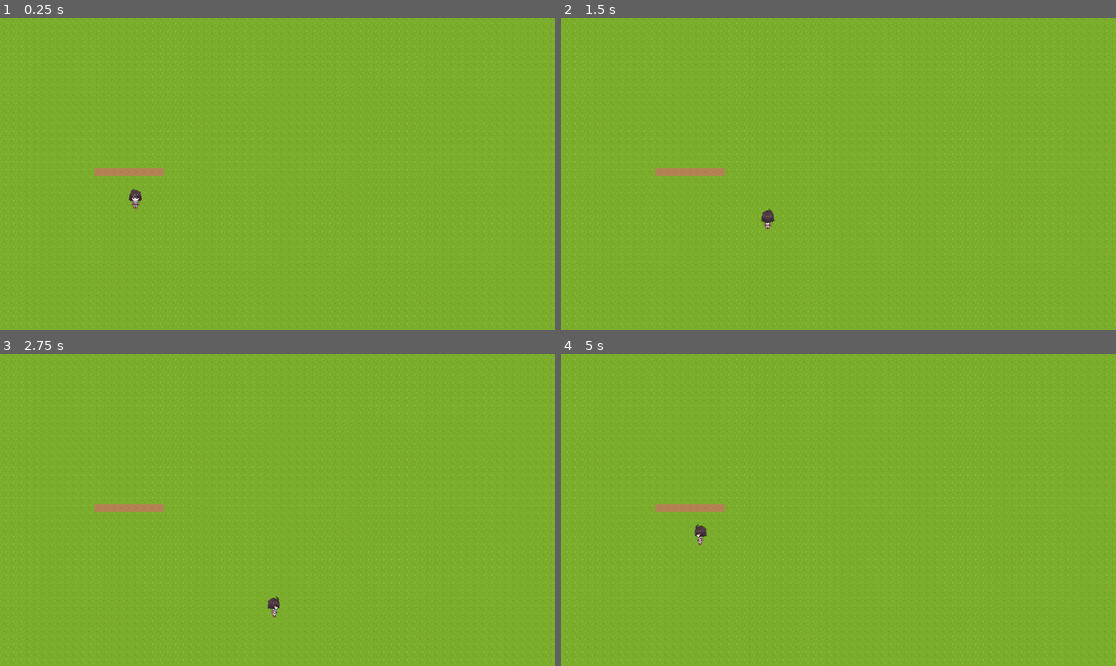
Above: before the commit, frames 1-4 (two rows, left to right).
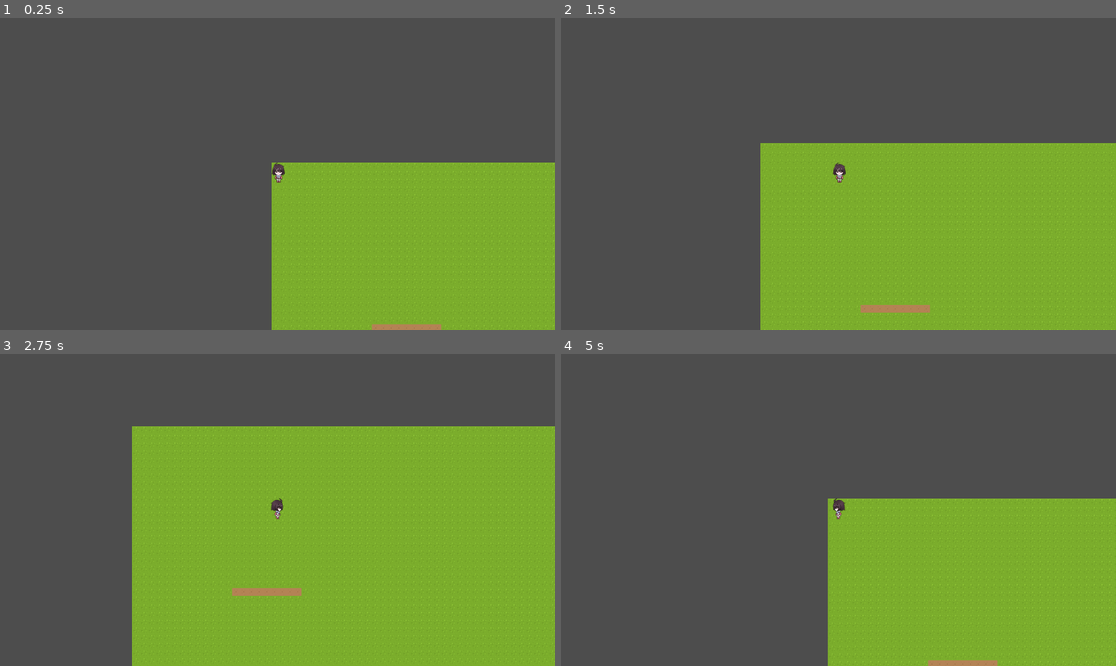
Above: after the commit, the same moments.

Repository: Recogn1z/farming-game
Game: Godot game, scene res://scene/game.tscn
Same seed, same stepped clock (60 frames per second), same inputs: the game is played once before the commit and once after it.
Inputs:
- Up to frame 1 (0.25 s): no input
- Up to frame 2 (1.5 s): tap Enter at 0.5 s; hold Right (ui_right) 0.53-1.28 s; hold Down (ui_down) from 1.28 s (still down)
- Up to frame 3 (2.75 s): release Down (ui_down) at 2.03 s; hold Right (ui_right) from 2.03 s (still down)
- Up to frame 4 (5 s): release Right (ui_right) at 2.78 s; hold Up (ui_up) 2.78-3.53 s; hold Left (ui_left) from 3.53 s (still down)

The runs differ from the first frame. In frame 1, 73% of the frame differs, in the area x 0-100%, y 0-100%; in frame 2, 63%; in frame 3, 43%; in frame 4, 73%.

Commit message:
fix: character movement

Diff:
--- a/project.godot
+++ b/project.godot
@@ -15,6 +15,33 @@
 config/features=PackedStringArray("4.2", "GL Compatibility")
 config/icon="res://icon.svg"
 
+[input]
+
+up={
+"deadzone": 0.5,
+"events": [Object(InputEventKey,"resource_local_to_scene":false,"resource_name":"","device":-1,"window_id":0,"alt_pressed":false,"shift_pressed":false,"ctrl_pressed":false,"meta_pressed":false,"pressed":false,"keycode":0,"physical_keycode":4194320,"key_label":0,"unicode":0,"echo":false,"script":null)
+, Object(InputEventKey,"resource_local_to_scene":false,"resource_name":"","device":-1,"window_id":0,"alt_pressed":false,"shift_pressed":false,"ctrl_pressed":false,"meta_pressed":false,"pressed":false,"keycode":0,"physical_keycode":87,"key_label":0,"unicode":119,"echo":false,"script":null)
+]
+}
+down={
+"deadzone": 0.5,
+"events": [Object(InputEventKey,"resource_local_to_scene":false,"resource_name":"","device":-1,"window_id":0,"alt_pressed":false,"shift_pressed":false,"ctrl_pressed":false,"meta_pressed":false,"pressed":false,"keycode":0,"physical_keycode":4194322,"key_label":0,"unicode":0,"echo":false,"script":null)
+, Object(InputEventKey,"resource_local_to_scene":false,"resource_name":"","device":-1,"window_id":0,"alt_pressed":false,"shift_pressed":false,"ctrl_pressed":false,"meta_pressed":false,"pressed":false,"keycode":0,"physical_keycode":83,"key_label":0,"unicode":115,"echo":false,"script":null)
+]
+}
+left={
+"deadzone": 0.5,
+"events": [Object(InputEventKey,"resource_local_to_scene":false,"resource_name":"","device":-1,"window_id":0,"alt_pressed":false,"shift_pressed":false,"ctrl_pressed":false,"meta_pressed":false,"pressed":false,"keycode":0,"physical_keycode":4194319,"key_label":0,"unicode":0,"echo":false,"script":null)
+, Object(InputEventKey,"resource_local_to_scene":false,"resource_name":"","device":-1,"window_id":0,"alt_pressed":false,"shift_pressed":false,"ctrl_pressed":false,"meta_pressed":false,"pressed":false,"keycode":0,"physical_keycode":65,"key_label":0,"unicode":97,"echo":false,"script":null)
+]
+}
+right={
+"deadzone": 0.5,
+"events": [Object(InputEventKey,"resource_local_to_scene":false,"resource_name":"","device":-1,"window_id":0,"alt_pressed":false,"shift_pressed":false,"ctrl_pressed":false,"meta_pressed":false,"pressed":false,"keycode":0,"physical_keycode":4194321,"key_label":0,"unicode":0,"echo":false,"script":null)
+, Object(InputEventKey,"resource_local_to_scene":false,"resource_name":"","device":-1,"window_id":0,"alt_pressed":false,"shift_pressed":false,"ctrl_pressed":false,"meta_pressed":false,"pressed":false,"keycode":0,"physical_keycode":68,"key_label":0,"unicode":100,"echo":false,"script":null)
+]
+}
+
 [rendering]
 
 textures/canvas_textures/default_texture_filter=0
--- a/scene/game.tscn
+++ b/scene/game.tscn
@@ -1780,4 +1780,7 @@
 layer_0/tile_data = PackedInt32Array(-1245199, 196608, 16, -1179663, 196608, 16, -1245198, 196608, 16, -1179662, 196608 …(66423 unchanged characters)…
 
 [node name="Player" parent="." instance=ExtResource("2_ghleq")]
-position = Vector2(279, 378)
+position = Vector2(2.08165e-12, 2.08165e-12)
+
+[node name="Camera2D" type="Camera2D" parent="Player"]
+position = Vector2(-2.08165e-12, -2.08165e-12)
--- a/scene/player.tscn
+++ b/scene/player.tscn
@@ -103,4 +103,4 @@
 
 [node name="AnimatedSprite2D" type="AnimatedSprite2D" parent="."]
 sprite_frames = SubResource("SpriteFrames_1afk2")
-animation = &"idle"
+animation = &"up"
--- a/scripts/player.gd
+++ b/scripts/player.gd
@@ -8,13 +8,13 @@
 	var motion = Vector2()
 
 	# 检测按键输入
-	if Input.is_action_pressed('ui_right'):
+	if Input.is_action_pressed('right'):
 		motion.x += 1
-	if Input.is_action_pressed('ui_left'):
+	if Input.is_action_pressed('left'):
 		motion.x -= 1
-	if Input.is_action_pressed('ui_down'):
+	if Input.is_action_pressed('down'):
 		motion.y += 1
-	if Input.is_action_pressed('ui_up'):
+	if Input.is_action_pressed('up'):
 		motion.y -= 1
 
 	# 根据输入更新位置
@@ -28,9 +28,9 @@
 		elif motion.x < 0:
 			animated_sprite_2d.play("left")
 		elif motion.y > 0:
-			animated_sprite_2d.play("up")  # 如果有向上走的动画
+			animated_sprite_2d.play("down")  # 如果有向上走的动画
 		elif motion.y < 0:
-			animated_sprite_2d.play("down")  # 添加向下走的动画处理
+			animated_sprite_2d.play("up")  # 添加向下走的动画处理
 	else:
 		animated_sprite_2d.play("idle")  # 停止当前动画
 
